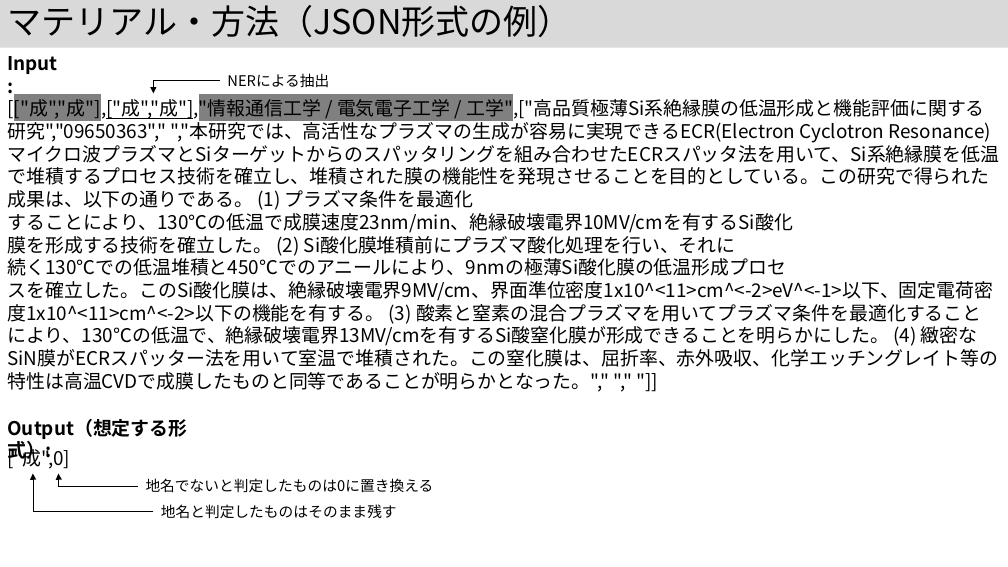
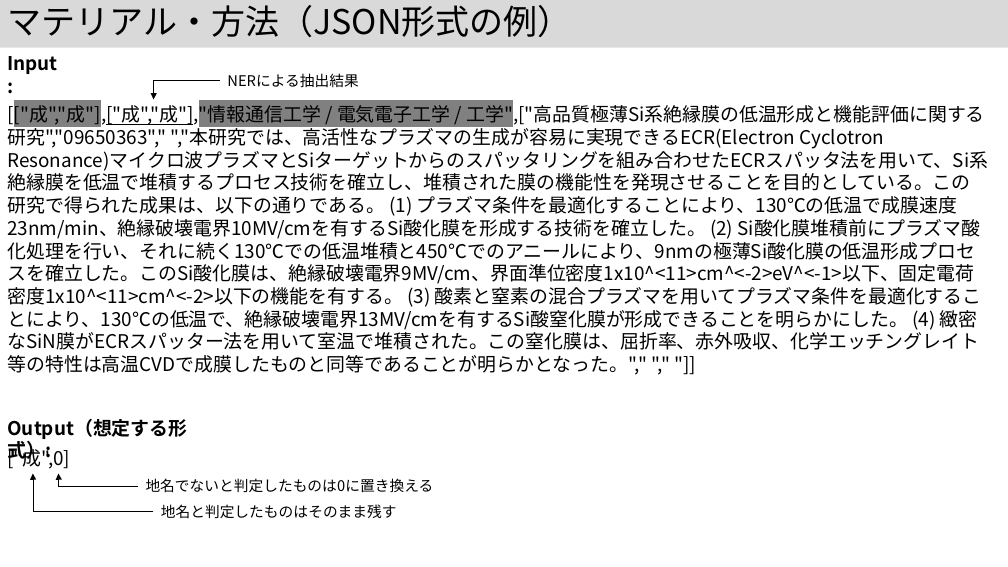
Before and after one commit to kouamano/nihongo-region-name-extract, a slide deck: slide 11 of jsik2026taikai.pptx (slide 10 before the commit). Drawn at 1008x567 pixels with LibreOffice and Linux fonts; fonts in the diff are those of the drawing. Boxes give left, top, right and bottom in pixels: in the first picture for what was removed or moved away, otherwise in the second. Text is boxed around its words. In the diff, an @@ line names an element or a change of style, - is before the commit and + after.

Commit message:
add

```diff
--- a/jsik2026taikai.pptx
+++ b/jsik2026taikai.pptx
@@ elbow arrow moved from (220, 81) - (154, 93) to (220, 81) - (154, 99) @@
@@ text at (227,73,358,88): text changed @@
-NERによる抽出
+NERによる抽出結果
@@ text at (7,102,988,375): text changed @@
-[["成","成"],["成","成"],"情報通信工学 / 電気電子工学 / 工学",["高品質極薄Si系絶縁膜の低温形成と機能評価に関する研究","09650363"," ","本研究では、高活性なプラズマの生成が容易に実現できるECR(Electron Cyclotron Resonance)マイクロ波プラズマとSiターゲットからのスパッタリングを組み合わせたECRスパッタ法を用いて、Si系絶縁膜を低温で堆積するプロセス技術を確立し、堆積された膜の機能性を発現させることを目的としている。この研究で得られた成果は、以下の通りである。 (1) プラズマ条件を最適化
-することにより、130℃の低温で成膜速度23nm/min、絶縁破壊電界10MV/cmを有するSi酸化
-膜を形成する技術を確立した。 (2) Si酸化膜堆積前にプラズマ酸化処理を行い、それに
-続く130℃での低温堆積と450℃でのアニールにより、9nmの極薄Si酸化膜の低温形成プロセ
-スを確立した。このSi酸化膜は、絶縁破壊電界9MV/cm、界面準位密度1x10^<11>cm^<-2>eV^<-1>以下、固定電荷密度1x10^<11>cm^<-2>以下の機能を有する。 (3) 酸素と窒素の混合プラズマを用いてプラズマ条件を最適化することにより、130℃の低温で、絶縁破壊電界13MV/cmを有するSi酸窒化膜が形成できることを明らかにした。 (4) 緻密なSiN膜がECRスパッター法を用いて室温で堆積された。この窒化膜は、屈折率、赤外吸収、化学エッチングレイト等の特性は高温CVDで成膜したものと同等であることが明らかとなった。"," "," "]]
+[["成","成"],["成","成"],"情報通信工学 / 電気電子工学 / 工学",["高品質極薄Si系絶縁膜の低温形成と機能評価に関する研究","09650363"," ","本研究では、高活性なプラズマの生成が容易に実現できるECR(Electron Cyclotron Resonance)マイクロ波プラズマとSiターゲットからのスパッタリングを組み合わせたECRスパッタ法を用いて、Si系絶縁膜を低温で堆積するプロセス技術を確立し、堆積された膜の機能性を発現させることを目的としている。この研究で得られた成果は、以下の通りである。 (1) プラズマ条件を最適化することにより、130℃の低温で成膜速度23nm/min、絶縁破壊電界10MV/cmを有するSi酸化膜を形成する技術を確立した。 (2) Si酸化膜堆積前にプラズマ酸化処理を行い、それに続く130℃での低温堆積と450℃でのアニールにより、9nmの極薄Si酸化膜の低温形成プロセスを確立した。このSi酸化膜は、絶縁破壊電界9MV/cm、界面準位密度1x10^<11>cm^<-2>eV^<-1>以下、固定電荷密度1x10^<11>cm^<-2>以下の機能を有する。 (3) 酸素と窒素の混合プラズマを用いてプラズマ条件を最適化することにより、130℃の低温で、絶縁破壊電界13MV/cmを有するSi酸窒化膜が形成できることを明らかにした。 (4) 緻密なSiN膜がECRスパッター法を用いて室温で堆積された。この窒化膜は、屈折率、赤外吸収、化学エッチングレイト等の特性は高温CVDで成膜したものと同等であることが明らかとなった。"," "," "]]
```
Also in this commit, not shown: 7 other slides changed, 2 slides added, 1 slide removed.
